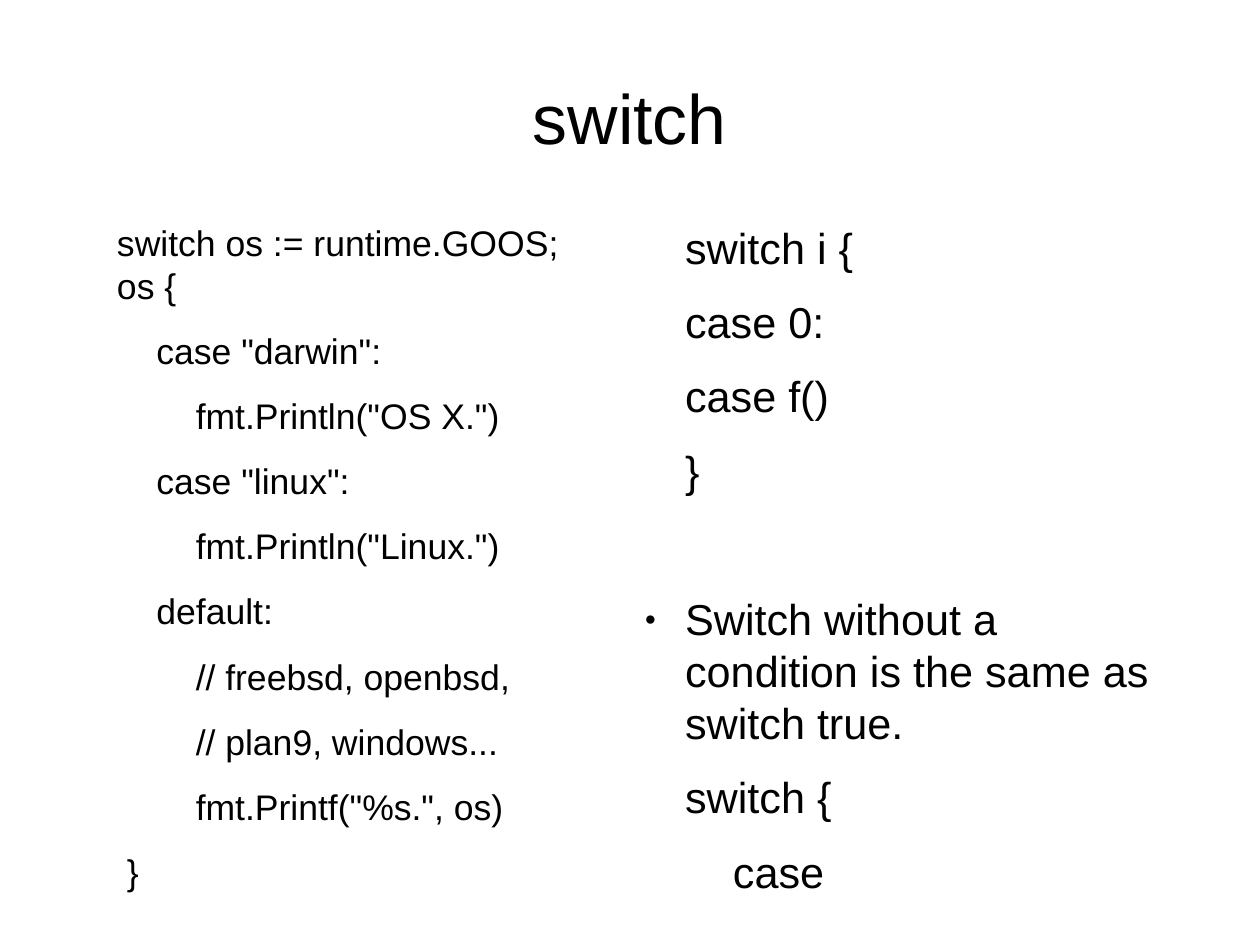
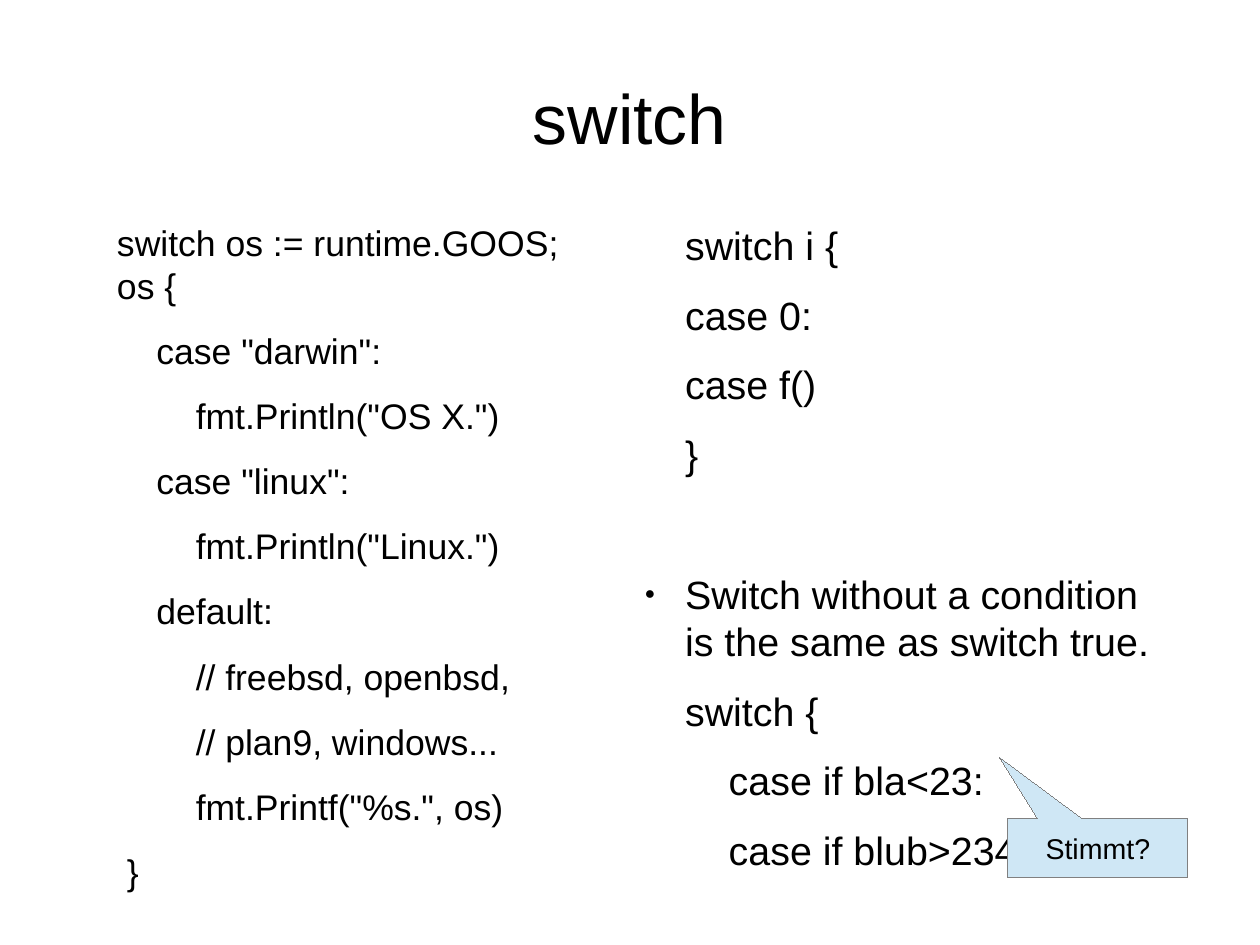
Before and after one commit to rayank77b/smallStuffs, a slide deck: slide 20 of programmierung/vortrag/golang.odp. Drawn at 1260x945 pixels with LibreOffice and Linux fonts; fonts in the diff are those of the drawing. Boxes give left, top, right and bottom in pixels: in the first picture for what was removed or moved away, otherwise in the second. Text is boxed around its words. In the diff, an @@ line names an element or a change of style, - is before the commit and + after.

```diff
--- a/programmierung/vortrag/golang.odp
+++ b/programmierung/vortrag/golang.odp
@@ text at bbox=[685, 231, 1149, 727]: size 27.2 to 24.8 pt in "switch i {", "case 0:", "case f()", "}" and 2 more places @@
@@ text at bbox=[729, 766, 1049, 873]: text changed; size 27.2 to 24.8 pt @@
-case
+case if bla<23:
+case if blub>2340:
@@ speech box added at bbox=[1008, 820, 1188, 878], fill #CFE7F5, outline #808080 0 pt, 18 pt, text #000000 @@
+Stimmt?
```
Also in this commit, not shown: 10 other slides changed.
